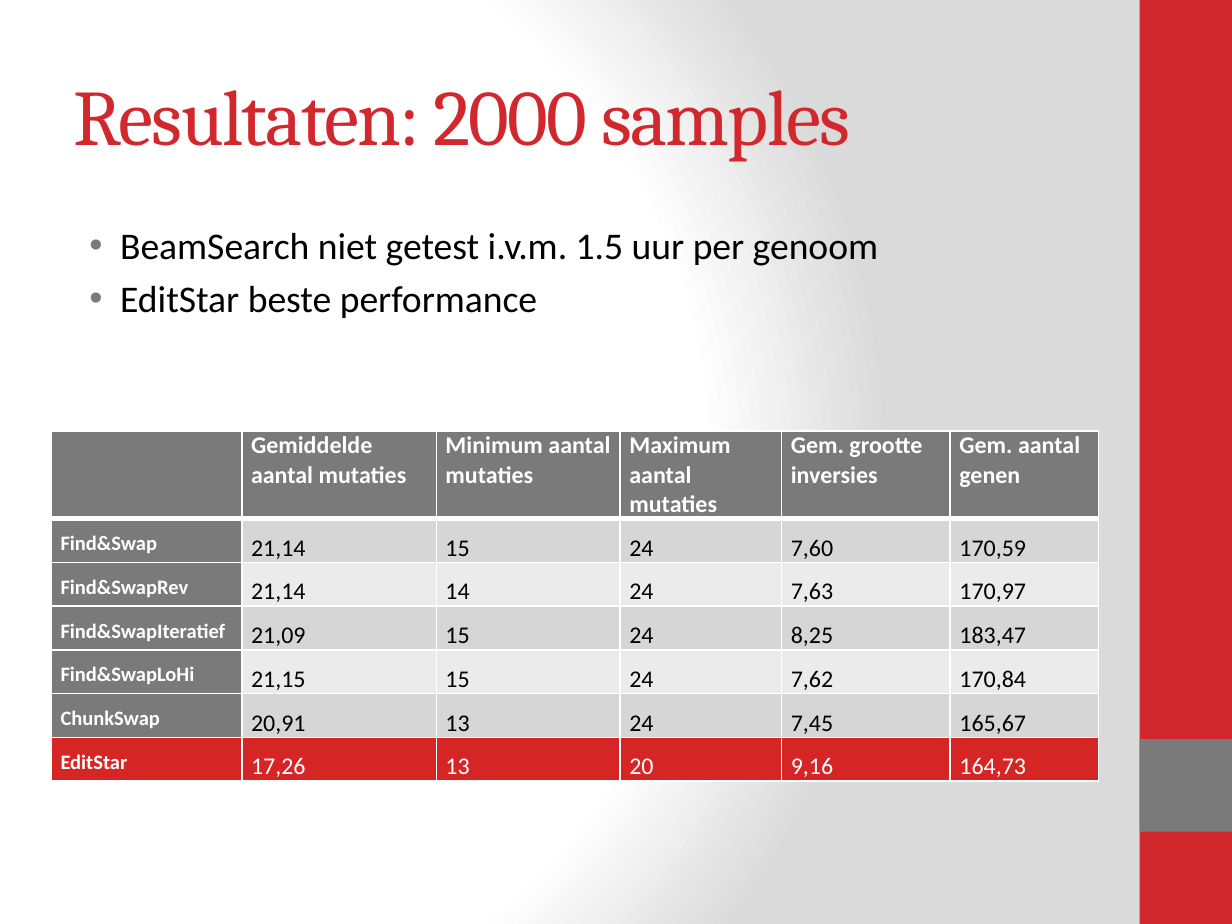
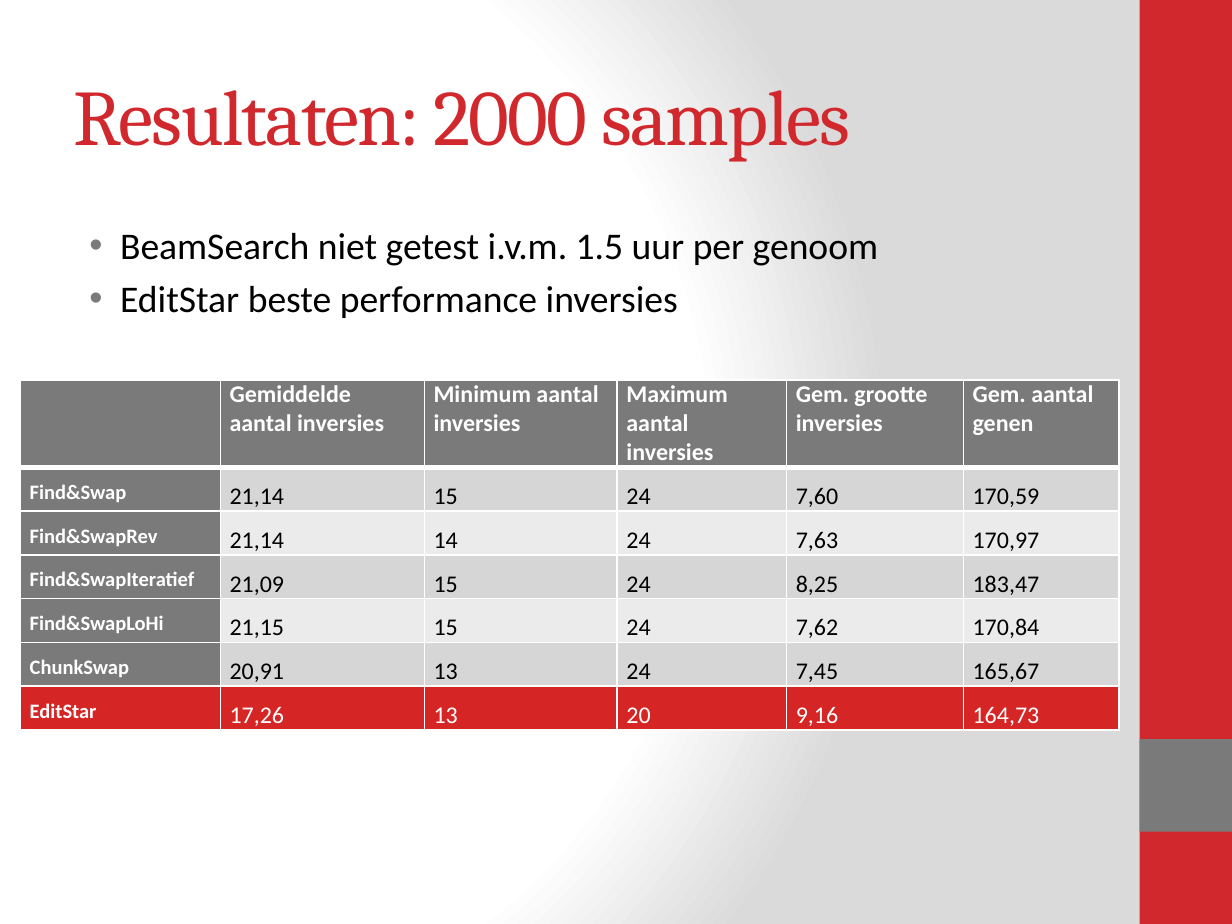
Before and after one commit to Blomr/Fruitvliegen, a slide deck: slide 13 of Fruitvliegen_Presentatie.pptx. Drawn at 1232x924 pixels with LibreOffice and Linux fonts; fonts in the diff are those of the drawing. Boxes give left, top, right and bottom in pixels: in the first picture for what was removed or moved away, otherwise in the second. Text is boxed around its words. In the diff, an @@ line names an element or a change of style, - is before the commit and + after.

```diff
--- a/Fruitvliegen_Presentatie.pptx
+++ b/Fruitvliegen_Presentatie.pptx
@@ text at <box>120,286,678,318</box>: text changed @@
-• EditStar beste performance
+• EditStar beste performance inversies
@@ table at <box>21,379,1120,734</box> @@
-row 1:  | Gemiddelde aantal mutaties | Minimum aantal mutaties | Maximum aantal mutaties | Gem. grootte / inversies | Gem. aantal / genen
+row 1:  | Gemiddelde aantal inversies | Minimum aantal inversies | Maximum aantal inversies | Gem. grootte / inversies | Gem. aantal / genen
@@ table: place and size @@
-table at <box>52,431,1099,785</box>
+table at <box>21,379,1120,734</box>
```
Also in this commit, not shown: 2 other slides changed, 2 other files.
